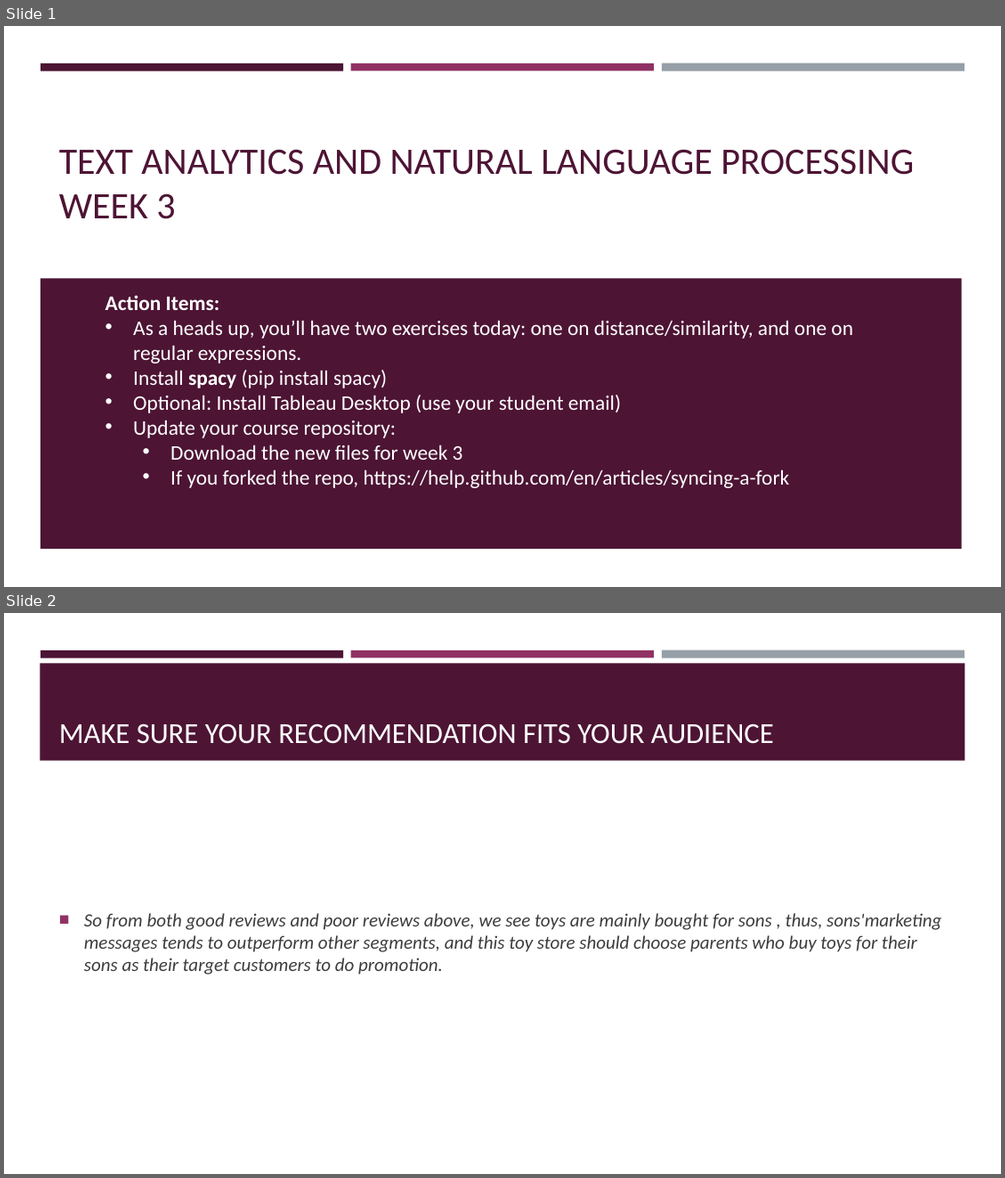
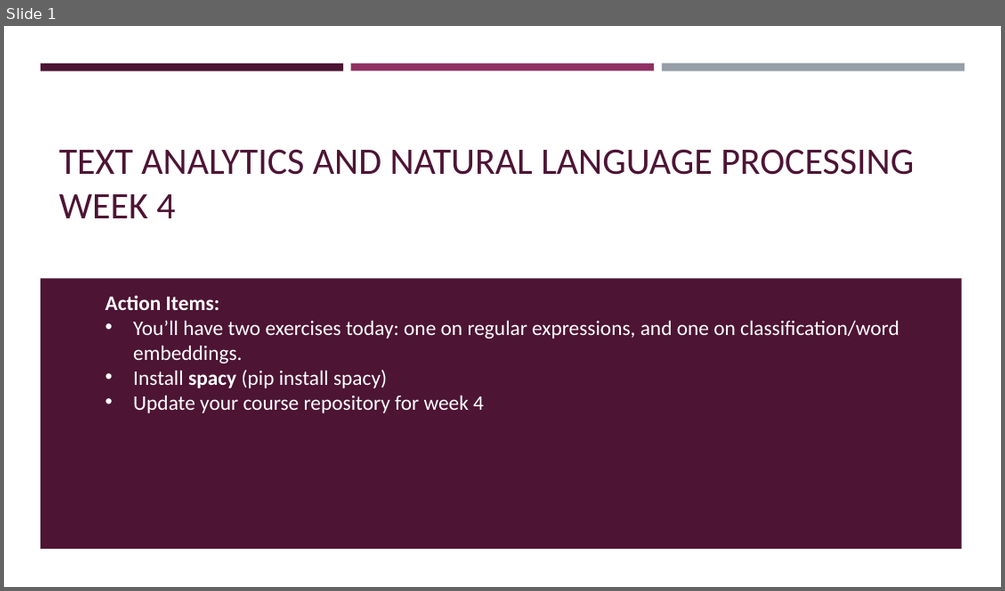
Before and after one commit to VarunDS/dso-599-text-analytics-nlp, a slide deck: week4/slides.pptx. Shown one above the other, each under a label of ours: slides 1 and 2 before the commit, slide 1 after it. The pictures are 1005x1178 and 1005x591 pixels, drawn with LibreOffice and Linux fonts; fonts in the diff are those of the drawing. Boxes give left, top, right and bottom in pixels: in the first picture for what was removed or moved away, otherwise in the second. Text is boxed around its words. In the diff, an @@ line names an element or a change of style, - is before the commit and + after.

Commit message:
week4 more updates

```diff
--- a/week4/slides.pptx
+++ b/week4/slides.pptx
@@ slide 2 removed at (4, 613, 1001, 1174), background #FFFFFF; not listed: 3 template elements that a slide beside it also shows @@
@@ rectangle removed at (40, 663, 965, 761) @@
@@ title removed at (59, 723, 774, 744) @@
-MAKE SURE YOUR RECOMMENDATION FITS YOUR AUDIENCE
@@ text removed at (84, 913, 941, 974) @@
-■ So from both good reviews and poor reviews above, we see toys are mainly bought for sons , thus, sons'marketing messages tends to outperform other segments, and this toy store should choose parents who buy toys for their sons as their target customers to do promotion.
@@ slide 1 changed as well @@
@@ title at (59, 149, 914, 218): text changed @@
-TEXT ANALYTICS AND NATURAL LANGUAGE PROCESSING WEEK 3
+TEXT ANALYTICS AND NATURAL LANGUAGE PROCESSING WEEK 4
@@ text at (133, 320, 899, 363): text changed @@
-• As a heads up, you’ll have two exercises today: one on distance/similarity, and one on regular expressions.
+• You’ll have two exercises today: one on regular expressions, and one on classification/word embeddings.
@@ text at (133, 394, 484, 413): text changed @@
-• Optional: Install Tableau Desktop (use your student email)
-• Update your course repository:
-  • Download the new files for week 3
-  • If you forked the repo, https://help.github.com/en/articles/syncing-a-fork
+• Update your course repository for week 4
```
Also in this commit, not shown: 3 other slides changed, 9 other slides removed, 3 other files.
